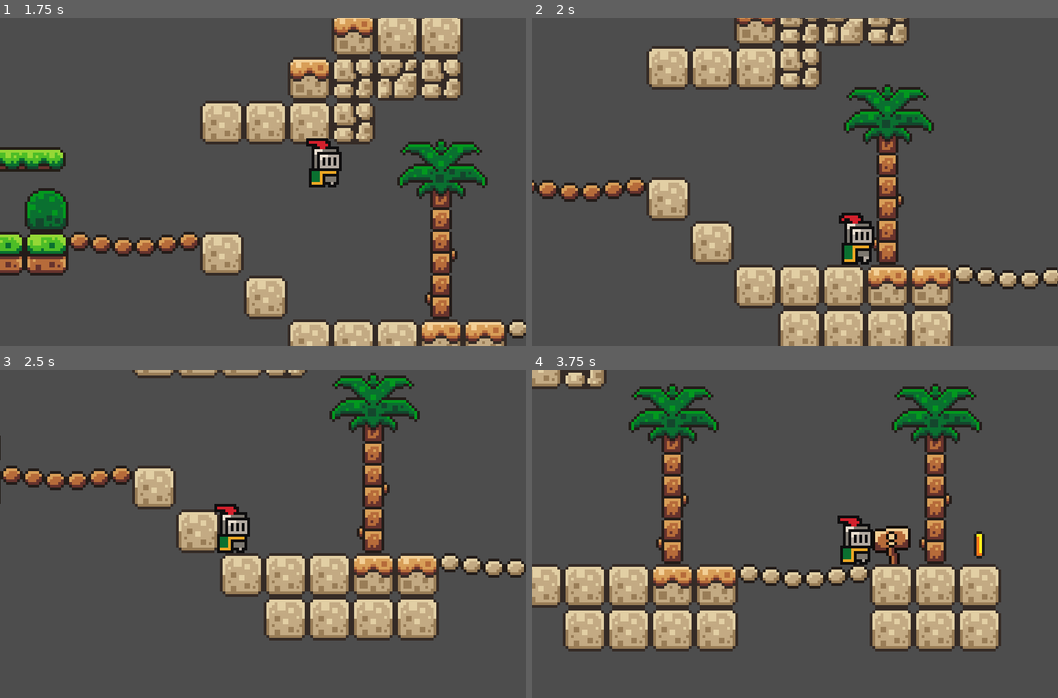
Above: before the commit, frames 1-4 (two rows, left to right).
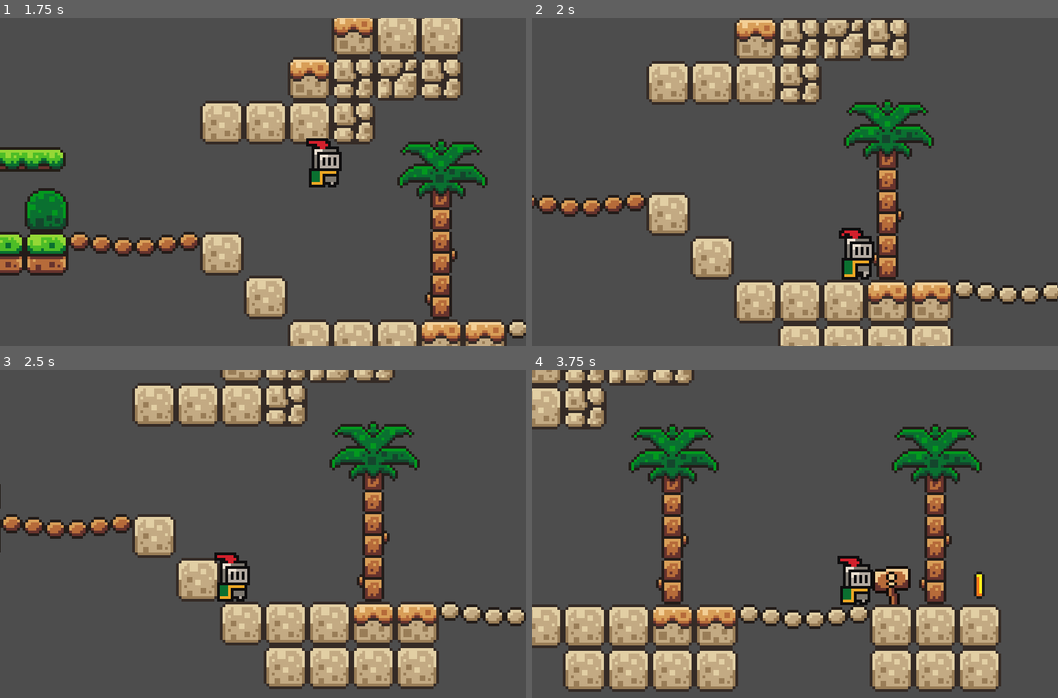
Above: after the commit, the same moments.

Repository: onionbulbperception/godot_2d_game
Game: Godot game, scene res://scenes/game.tscn
Same seed, same stepped clock (60 frames per second), same inputs: the game is played once before the commit and once after it.
Inputs:
- Up to frame 1 (1.75 s): tap Enter (ui_accept) at 0.5, 0.77, 1.52 s; hold Right (ui_right) from 0.53 s (still down)
- Up to frame 2 (2 s): keep holding Right (ui_right)
- Up to frame 3 (2.5 s): release Right (ui_right) at 2.03 s; hold Left (ui_left) from 2.03 s (still down)
- Up to frame 4 (3.75 s): release Left (ui_left) at 2.78 s; hold Right (ui_right) from 2.78 s (still down); tap Enter (ui_accept) at 3.02 s

Frame 1 is identical in both runs. In frame 2, 25% of the frame differs, in the area x 0-100%, y 0-100%; in frame 3, 32%; in frame 4, 34%, in the area x 0-90%, y 0-99%.

Commit message:
Added killzone

Diff:
--- a/scenes/game.tscn
+++ b/scenes/game.tscn
@@ -1,9 +1,10 @@
-[gd_scene load_steps=10 format=4 uid="uid://cngrs5ibf6de4"]
+[gd_scene load_steps=12 format=4 uid="uid://cngrs5ibf6de4"]
 
 [ext_resource type="PackedScene" uid="uid://bc1muk7walebo" path="res://scenes/player.tscn" id="1_eyugd"]
 [ext_resource type="Texture2D" uid="uid://buqj0g53stdp5" path="res://assets/sprites/world_tileset.png" id="2_q38js"]
 [ext_resource type="PackedScene" uid="uid://or0y66sbig0x" path="res://scenes/platform.tscn" id="3_lsi1y"]
 [ext_resource type="PackedScene" uid="uid://drlfrqi7l4dcf" path="res://scenes/coin.tscn" id="4_mhasd"]
+[ext_resource type="PackedScene" uid="uid://5873gihyvmql" path="res://scenes/killzone.tscn" id="5_n5tcs"]
 
 [sub_resource type="TileSetAtlasSource" id="TileSetAtlasSource_hs0eu"]
 texture = ExtResource("2_q38js")
@@ -209,6 +210,8 @@
 "move": SubResource("Animation_trmb8")
 }
 
+[sub_resource type="WorldBoundaryShape2D" id="WorldBoundaryShape2D_f66ip"]
+
 [node name="Game" type="Node2D"]
 
 [node name="TileMapLayer" type="TileMapLayer" parent="."]
@@ -221,6 +224,8 @@
 [node name="Camera2D" type="Camera2D" parent="Player"]
 position = Vector2(0, -5)
 zoom = Vector2(4, 4)
+limit_bottom = 180
+limit_smoothed = true
 position_smoothing_enabled = true
 
 [node name="Platform" parent="." instance=ExtResource("3_lsi1y")]
@@ -246,3 +251,9 @@
 
 [node name="Coin4" parent="." instance=ExtResource("4_mhasd")]
 position = Vector2(440, 9)
+
+[node name="Killzone" parent="." instance=ExtResource("5_n5tcs")]
+position = Vector2(90, 200)
+
+[node name="CollisionShape2D" type="CollisionShape2D" parent="Killzone"]
+shape = SubResource("WorldBoundaryShape2D_f66ip")
--- /dev/null
+++ b/scenes/killzone.tscn
@@ -0,0 +1,14 @@
+[gd_scene load_steps=2 format=3 uid="uid://5873gihyvmql"]
+
+[ext_resource type="Script" path="res://scripts/killzone.gd" id="1_qxaob"]
+
+[node name="Killzone" type="Area2D"]
+collision_mask = 2
+script = ExtResource("1_qxaob")
+
+[node name="Timer" type="Timer" parent="."]
+wait_time = 0.5
+one_shot = true
+
+[connection signal="body_entered" from="." to="." method="_on_body_entered"]
+[connection signal="timeout" from="Timer" to="." method="_on_timer_timeout"]
--- a/scripts/coin.gd
+++ b/scripts/coin.gd
@@ -1,11 +1,12 @@
 extends Area2D
-## Script for player's interaction with the coin.
+## Script for player's interaction with the coins.
 ##
-## Script establish communication between the player and the coins with
-## on_body_entered signal.
+## Script establish communication between the player and the coins. When
+## the player collides with a coin, it prints message that indicates
+## that a coin has been collected and then removes the coin from the scene.
 
 
-# Communication between player's body and the coin
+# Player collides with a coin
 func _on_body_entered(body: Node2D) -> void:
 	print("+1 coin!")
 	queue_free()
--- /dev/null
+++ b/scripts/killzone.gd
@@ -0,0 +1,20 @@
+extends Area2D
+## Script for player's interaction with the killzone.
+##
+## Script handles the interaction between a player's body and a killzone,
+## as well as reloading the current scene upon detecting a collision. Timer
+## is used to manage the delay before the level is reloaded.
+
+
+@onready var timer = $Timer
+
+
+# Player collides with a killzone
+func _on_body_entered(body: Node2D) -> void:
+	print("You died!")
+	timer.start()
+
+
+# Reload level
+func _on_timer_timeout() -> void:
+	get_tree().reload_current_scene()
